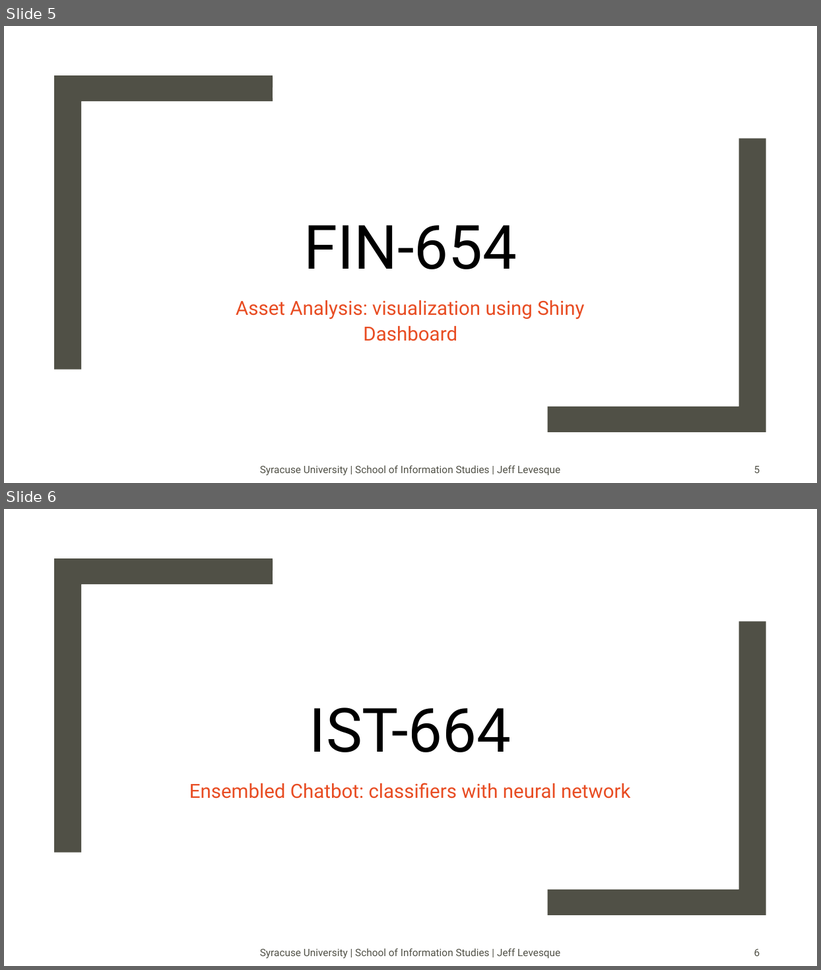
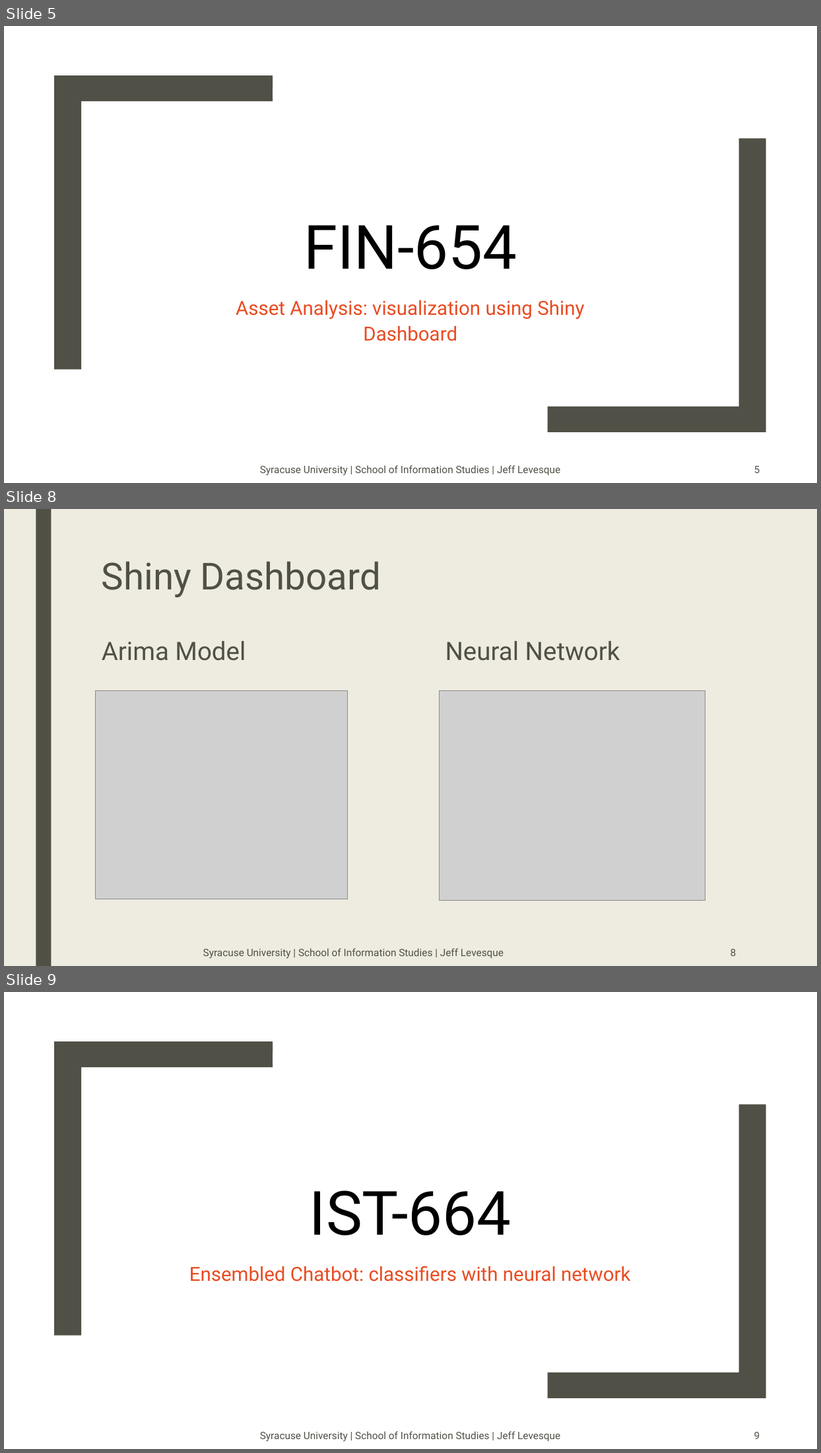
Before and after one commit to jeff1evesque/ist-exit-portfolio, a slide deck: presentation.pptx. Shown one above the other, each under a label of ours: slides 5 and 6 before the commit, slides 5, 8 and 9 after it; the slides between them are not shown. The pictures are 821x970 and 821x1453 pixels, drawn with LibreOffice and Linux fonts; fonts in the diff are those of the drawing; grey boxes stand for pictures; background and template pictures are left out. Boxes give left, top, right and bottom in pixels: in the first picture for what was removed or moved away, otherwise in the second. Text is boxed around its words. In the diff, an @@ line names an element or a change of style, - is before the commit and + after.

```diff
--- a/presentation.pptx
+++ b/presentation.pptx
@@ slide 8 added at <box>4,509,817,966</box>, background #EEECE1 @@
@@ rectangle added at <box>36,509,51,966</box>, fill #505046 @@
@@ title added at <box>102,561,381,597</box>, 44 pt, text #505046 @@
+Shiny Dashboard
@@ text added at <box>102,641,246,661</box>, 30 pt, text #505046 @@
+Arima Model
@@ text added at <box>446,641,620,661</box>, 30 pt, text #505046 @@
+Neural Network
@@ picture added at <box>96,691,348,900</box> @@
@@ picture added at <box>440,691,706,900</box> @@
@@ text added at <box>203,949,504,958</box>, 12 pt, text #505046 @@
+Syracuse University | School of Information Studies | Jeff Levesque
@@ page number added at <box>731,949,737,956</box>, 12 pt, text #505046 @@
+8
@@ what was slide 6 is now slide 9 @@
@@ page number at <box>754,1432,760,1439</box>: text changed @@
-6
+9
```
Also in this commit, not shown: 2 other slides added.
